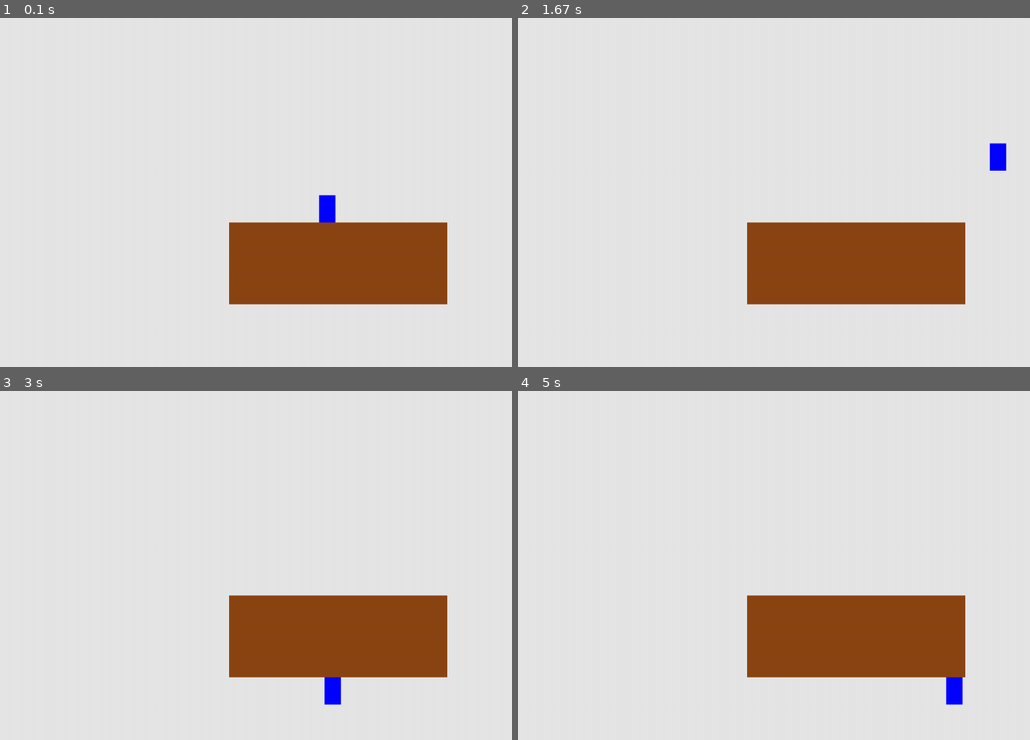
Above: before the commit, frames 1-4 (two rows, left to right).
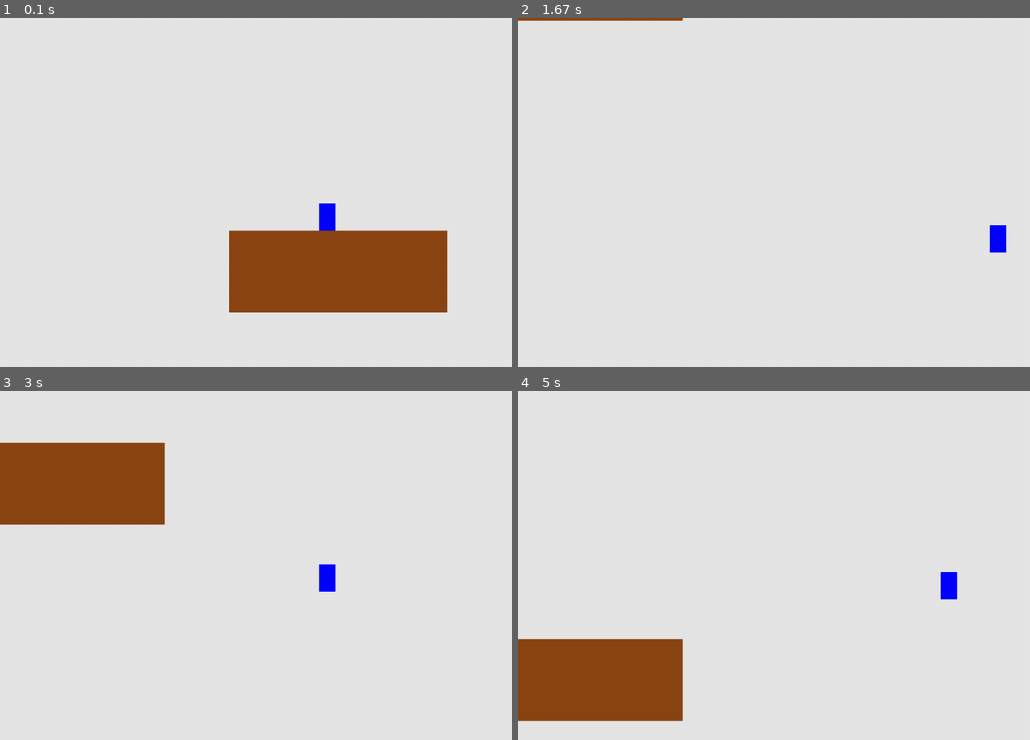
Above: after the commit, the same moments.

Repository: munxen/Python-Pygame
Game: pygame game, started from Coursider/Coursider.py
Two runs of this game, one before a commit and one after it. Both use one fixed random seed, a clock stepped at 60 frames per second and the inputs below.
Inputs:
- Up to frame 1 (0.1 s): no input
- Up to frame 2 (1.67 s): hold D 0.33-0.8 s; hold W 0.83-1.13 s; hold D 1.17-1.63 s
- Up to frame 3 (3 s): hold A 1.67-2.2 s; hold A 2.23-2.63 s; hold W from 2.67 s (still down)
- Up to frame 4 (5 s): release W at 3.03 s; hold D 3.07-3.7 s; hold A 3.73-4.2 s; hold D 4.23-4.7 s; hold W from 4.73 s (still down)

The runs differ from the first frame. In frame 1, 2.2% of the frame differs, in the area x 44-88%, y 50-85%; in frame 2, 11%; in frame 3, 18%, in the area x 0-88%, y 14-90%; in frame 4, 18%.

Commit message:
New platform functions

Diff:
--- a/Coursider/Coursider.py
+++ b/Coursider/Coursider.py
@@ -19,7 +19,7 @@
     all_sprites_player = pygame.sprite.Group()
 
     # Создание класса Player и добавление в общую группу
-    player = Player(ai_settings.screen_width, ai_settings.screen_height)
+    player = Player(ai_settings.screen_width, ai_settings.screen_height,)
     all_sprites_player.add(player)
 
     # Создание класса Platform и добавление в общую группу
@@ -66,13 +66,6 @@
         else:
             collizions = False
 
-        # Ограничение передвижения
-        "Ограничение c экраном"
-        if player.rect.right > ai_settings.screen_width:
-            player.rect.right = ai_settings.screen_width
-        if player.rect.left < 0:
-            player.rect.left = 0
-
         "Коллизии c платформами"
         if collizions == True:
 
@@ -97,6 +90,13 @@
             and player.rect.left != platform.rect.right:
                 player.rect.bottom = platform.rect.top
 
+        # Ограничение передвижения
+        "Ограничение c экраном"
+        if player.rect.right > ai_settings.screen_width:
+            player.rect.right = ai_settings.screen_width
+        if player.rect.left < 0:
+            player.rect.left = 0
+
         """Рендеринг"""
         # При каждом проходе цикла перерисовывается экран
         screen.fill(ai_settings.bg_color)
--- a/Coursider/platform__.py
+++ b/Coursider/platform__.py
@@ -1,10 +1,18 @@
 import pygame
+
+import random
 
 class Platform(pygame.sprite.Sprite):
     """Инициализация платформы"""
     def __init__(self):
         super().__init__()
-        self.image = pygame.Surface((400,150))
+        self.image = pygame.Surface((400, 150))
         self.image.fill((139, 69, 19))
         self.rect = self.image.get_rect()
         self.rect.center = (620, 450)
+        self.speed_factor_platform = 3
+
+    def update(self):
+        self.rect.y += self.speed_factor_platform
+        if self.rect.top > 640 :
+            self.rect.center = (random.randrange(-100, 1200) , -100)
--- a/Coursider/player__.py
+++ b/Coursider/player__.py
@@ -1,4 +1,6 @@
 import pygame
+
+import platform__
 
 class Player(pygame.sprite.Sprite):
 
